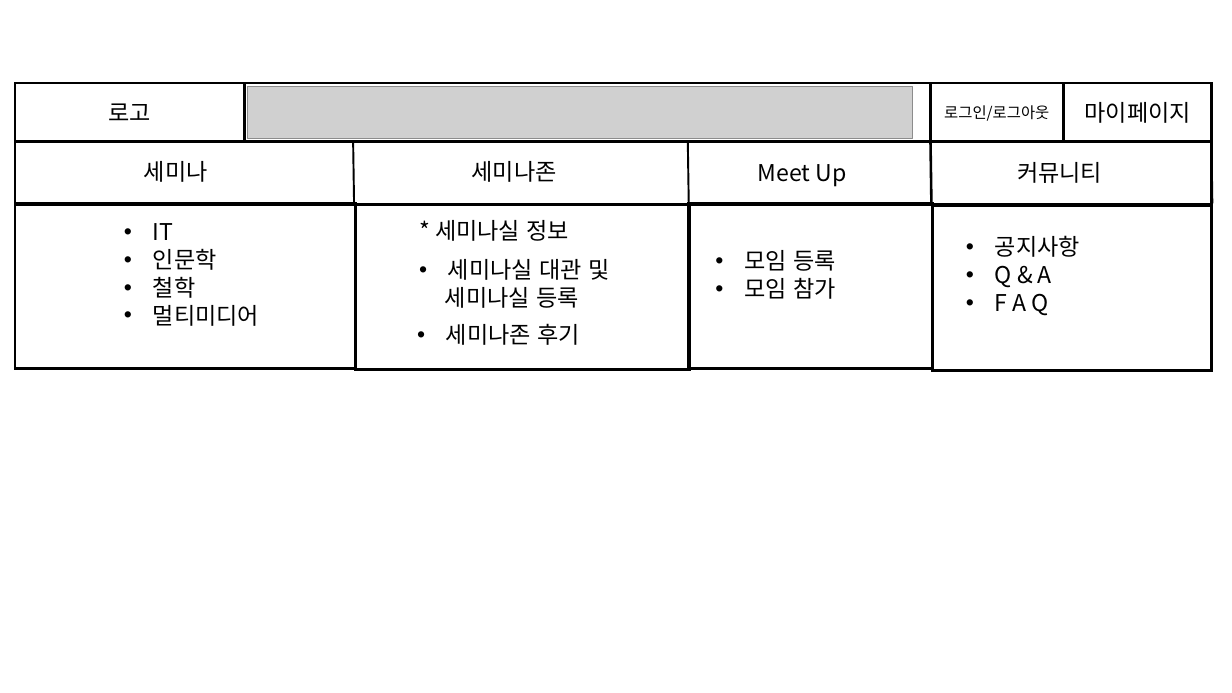
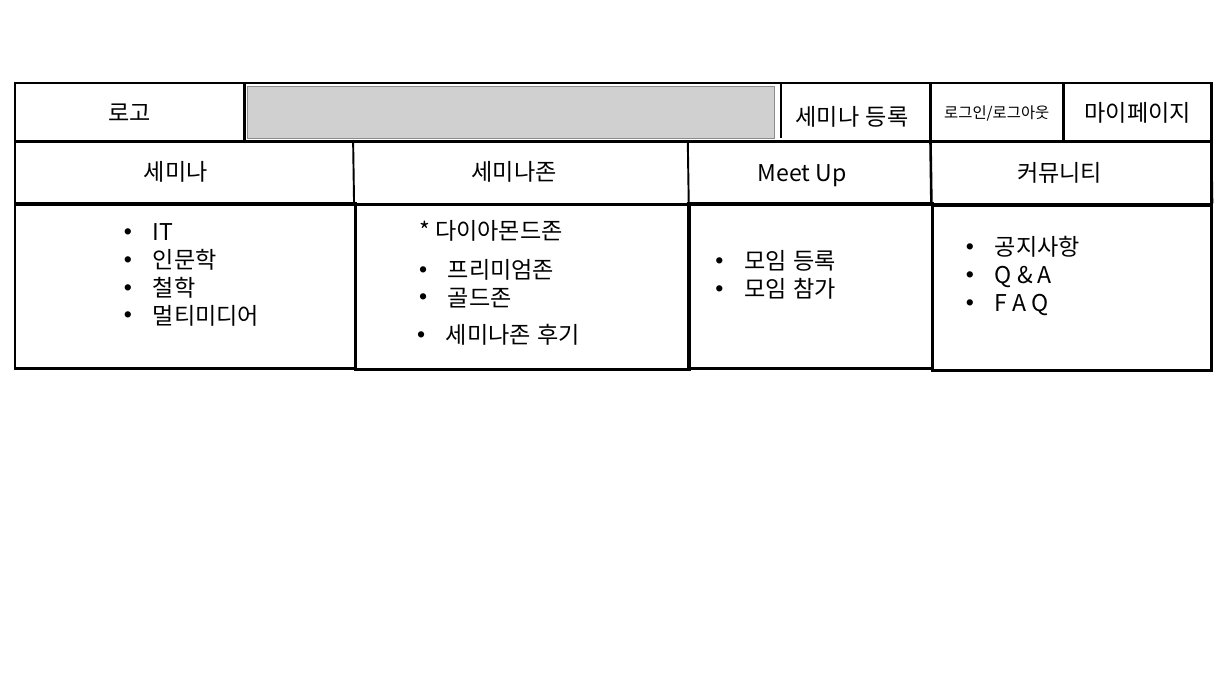
Before and after one commit to ezenteam2/e-Zone, a slide deck: slide 1 of gr2_kkb/기범- 화면설계(Project5).pptx. Drawn at 1232x693 pixels with LibreOffice and Linux fonts; fonts in the diff are those of the drawing; grey boxes stand for pictures. Boxes give left, top, right and bottom in pixels: in the first picture for what was removed or moved away, otherwise in the second. Text is boxed around its words. In the diff, an @@ line names an element or a change of style, - is before the commit and + after.

```diff
--- a/gr2_kkb/기범- 화면설계(Project5).pptx
+++ b/gr2_kkb/기범- 화면설계(Project5).pptx
@@ picture resized from (x1=247, y1=86, x2=912, y2=138) to (x1=247, y1=86, x2=775, y2=138) @@
@@ line added from (781, 83) to (781, 139), #000000 2 pt @@
@@ text added at (x1=796, y1=106, x2=909, y2=127), 18 pt, text #000000 @@
+세미나 등록
@@ text at (x1=435, y1=220, x2=563, y2=241): text changed @@
-* 세미나실 정보
+* 다이아몬드존
@@ text at (x1=448, y1=259, x2=554, y2=308): text changed @@
-• 세미나실 대관 및
-세미나실 등록
+• 프리미엄존
+• 골드존
```
Also in this commit, not shown: 3 other slides changed, 1 slide removed, 1 other file.
